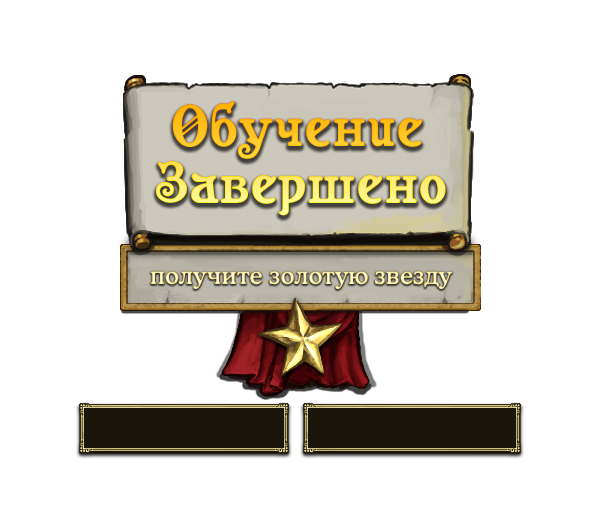
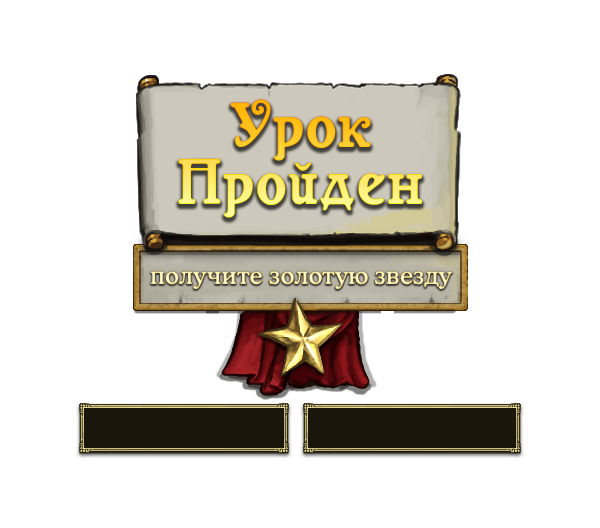
Before/after of a 600x528 layered artwork. What changed in the layer stack:
renamed "Обучение Завершено" to "Урок Пройден", painted on it over [left=156, top=99, right=446, bottom=218]
renamed "Layer 1" to "Layer 0 copy", painted on it over [left=76, top=74, right=524, bottom=459]
